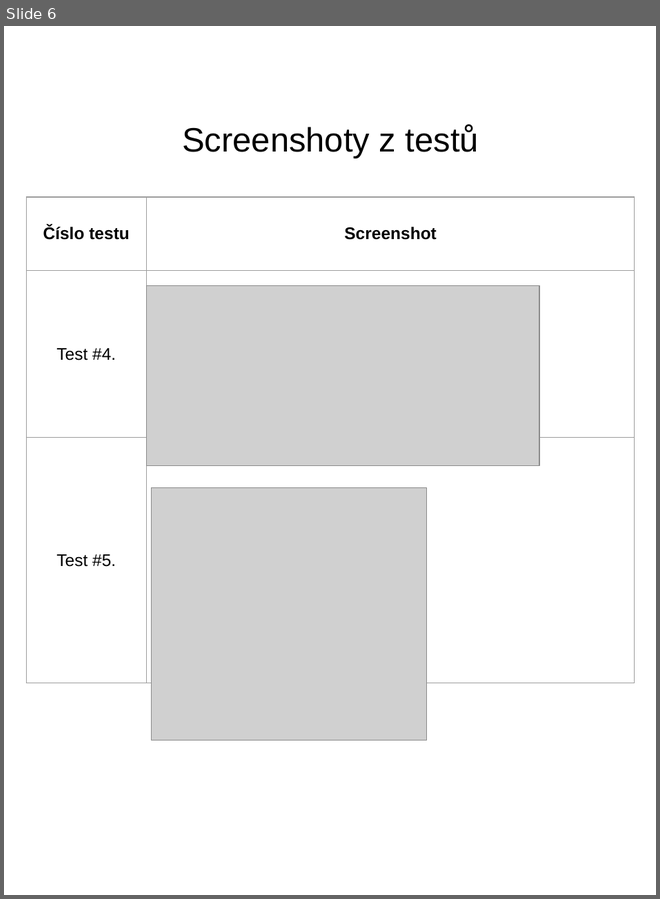
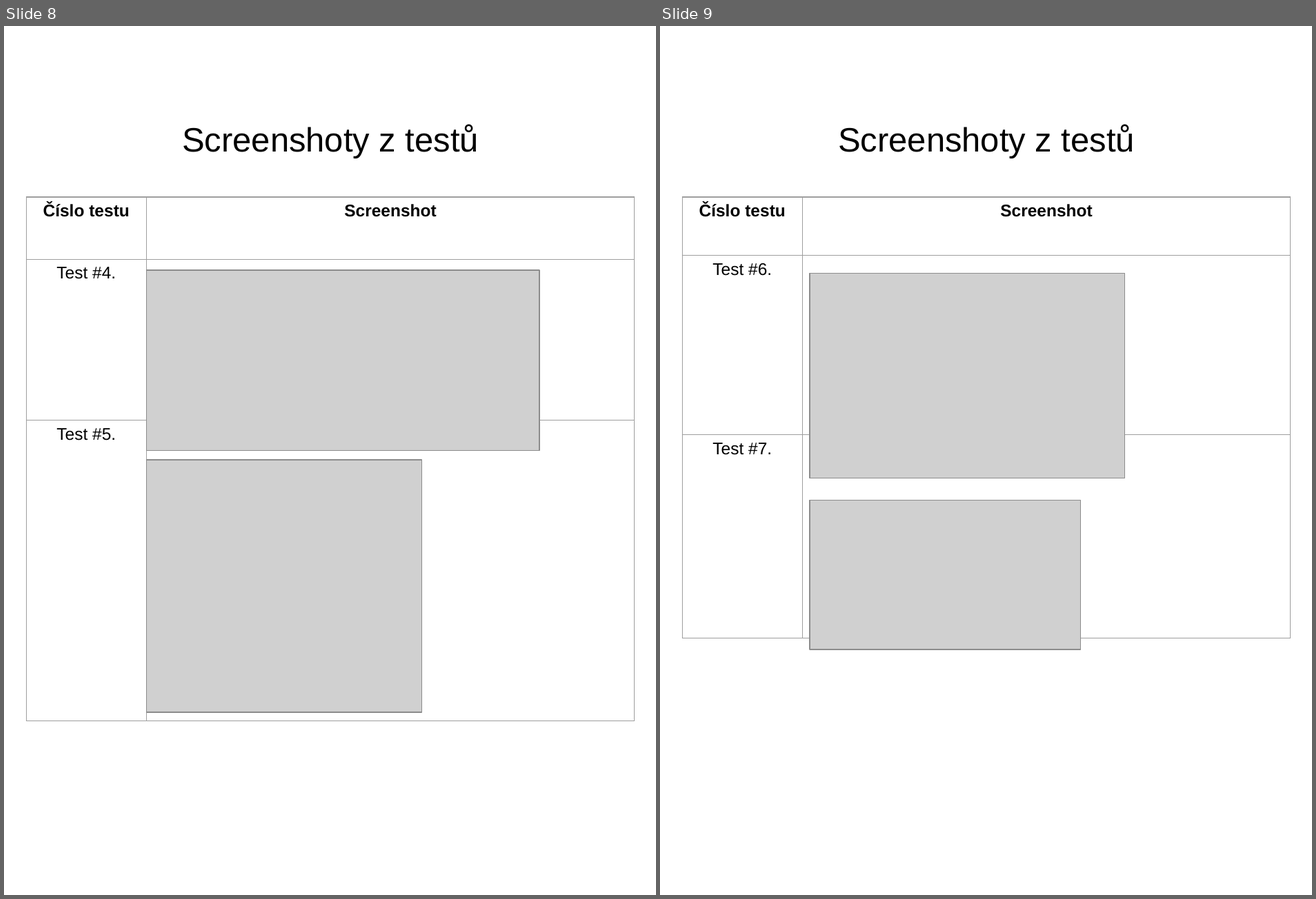
Before and after one commit to dreamscached/24SeminGSemestralProject, a slide deck: doc/src/24SeminGDokumentace.odp. Shown side by side, each under a label of ours: slide 6 before the commit, slides 8 and 9 after it. The pictures are 660x899 and 1316x899 pixels, drawn with LibreOffice and Linux fonts; fonts in the diff are those of the drawing; grey boxes stand for pictures. Boxes give left, top, right and bottom in pixels: in the first picture for what was removed or moved away, otherwise in the second. Text is boxed around its words. In the diff, an @@ line names an element or a change of style, - is before the commit and + after.

```diff
--- a/doc/src/24SeminGDokumentace.odp
+++ b/doc/src/24SeminGDokumentace.odp
@@ slide 9 added at (x1=660, y1=26, x2=1312, y2=895), background #FFFFFF @@
@@ text added at (x1=838, y1=125, x2=1135, y2=158), 28 pt, text #000000 @@
+Screenshoty z testů
@@ table added at (x1=683, y1=197, x2=1291, y2=639), 3 rows, 2 columns @@
+Číslo testu | Screenshot
+Test #6. | 
+Test #7. | 
@@ picture added at (x1=810, y1=274, x2=1124, y2=478) @@
@@ picture added at (x1=810, y1=501, x2=1080, y2=650) @@
@@ what was slide 6 is now slide 8 @@
@@ slide 8 changed as well @@
@@ table resized from (x1=27, y1=197, x2=635, y2=684) to (x1=27, y1=197, x2=635, y2=722) @@
@@ picture moved from (x1=147, y1=286, x2=539, y2=466) to (x1=147, y1=270, x2=539, y2=450) @@
@@ picture moved from (x1=151, y1=488, x2=426, y2=741) to (x1=147, y1=460, x2=422, y2=713) @@
```
Also in this commit, not shown: 5 other slides changed, 2 other slides added, 1 other file.
